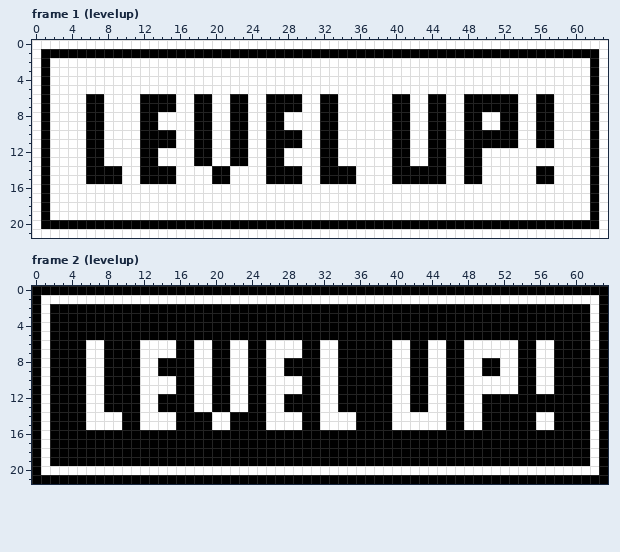
Two versions of one pixel-art file, Assets/AnimationImporter-master/levelup.ase. Above is the file before it was changed.
64x22 pixels, 2 frames. Shown: frame 1 (levelup), frame 2 (levelup).
And afterwards:
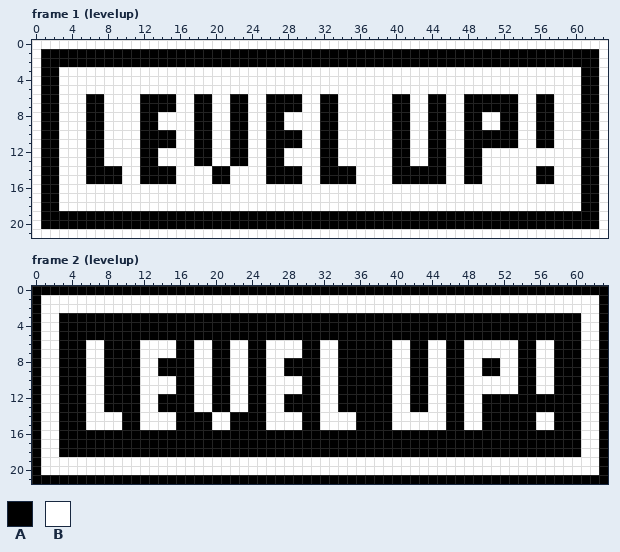
Palette (. is transparent): A #000000  B #ffffff
Commit message: Adjust Level Up! sprite.
Difference:
--- frame 1 (levelup)
@@ x 0..63 @@
  1 BAAAAAAAAAAAAAAAAAAAAAAAAAAAAAAAAAAAAAAAAAAAAAAAAAAAAAAAAAAAAAAB
- 2 BABBBBBBBBBBBBBBBBBBBBBBBBBBBBBBBBBBBBBBBBBBBBBBBBBBBBBBBBBBBBAB
- 3 BABBBBBBBBBBBBBBBBBBBBBBBBBBBBBBBBBBBBBBBBBBBBBBBBBBBBBBBBBBBBAB
- 4 BABBBBBBBBBBBBBBBBBBBBBBBBBBBBBBBBBBBBBBBBBBBBBBBBBBBBBBBBBBBBAB
- 5 BABBBBBBBBBBBBBBBBBBBBBBBBBBBBBBBBBBBBBBBBBBBBBBBBBBBBBBBBBBBBAB
- 6 BABBBBAABBBBAAAABBAABBAABBAAAABBAABBBBBBAABBAABBAAAAAABBAABBBBAB
- 7 BABBBBAABBBBAAAABBAABBAABBAAAABBAABBBBBBAABBAABBAAAAAABBAABBBBAB
- 8 BABBBBAABBBBAABBBBAABBAABBAABBBBAABBBBBBAABBAABBAABBAABBAABBBBAB
- 9 BABBBBAABBBBAABBBBAABBAABBAABBBBAABBBBBBAABBAABBAABBAABBAABBBBAB
-10 BABBBBAABBBBAAAABBAABBAABBAAAABBAABBBBBBAABBAABBAAAAAABBAABBBBAB
-11 BABBBBAABBBBAAAABBAABBAABBAAAABBAABBBBBBAABBAABBAAAAAABBAABBBBAB
-12 BABBBBAABBBBAABBBBAABBAABBAABBBBAABBBBBBAABBAABBAABBBBBBBBBBBBAB
-13 BABBBBAABBBBAABBBBAABBAABBAABBBBAABBBBBBAABBAABBAABBBBBBBBBBBBAB
-14 BABBBBAAAABBAAAABBBBAABBBBAAAABBAAAABBBBAAAAAABBAABBBBBBAABBBBAB
-15 BABBBBAAAABBAAAABBBBAABBBBAAAABBAAAABBBBAAAAAABBAABBBBBBAABBBBAB
-16 BABBBBBBBBBBBBBBBBBBBBBBBBBBBBBBBBBBBBBBBBBBBBBBBBBBBBBBBBBBBBAB
-17 BABBBBBBBBBBBBBBBBBBBBBBBBBBBBBBBBBBBBBBBBBBBBBBBBBBBBBBBBBBBBAB
-18 BABBBBBBBBBBBBBBBBBBBBBBBBBBBBBBBBBBBBBBBBBBBBBBBBBBBBBBBBBBBBAB
-19 BABBBBBBBBBBBBBBBBBBBBBBBBBBBBBBBBBBBBBBBBBBBBBBBBBBBBBBBBBBBBAB
+ 2 BAAAAAAAAAAAAAAAAAAAAAAAAAAAAAAAAAAAAAAAAAAAAAAAAAAAAAAAAAAAAAAB
+ 3 BAABBBBBBBBBBBBBBBBBBBBBBBBBBBBBBBBBBBBBBBBBBBBBBBBBBBBBBBBBBAAB
+ 4 BAABBBBBBBBBBBBBBBBBBBBBBBBBBBBBBBBBBBBBBBBBBBBBBBBBBBBBBBBBBAAB
+ 5 BAABBBBBBBBBBBBBBBBBBBBBBBBBBBBBBBBBBBBBBBBBBBBBBBBBBBBBBBBBBAAB
+ 6 BAABBBAABBBBAAAABBAABBAABBAAAABBAABBBBBBAABBAABBAAAAAABBAABBBAAB
+ 7 BAABBBAABBBBAAAABBAABBAABBAAAABBAABBBBBBAABBAABBAAAAAABBAABBBAAB
+ 8 BAABBBAABBBBAABBBBAABBAABBAABBBBAABBBBBBAABBAABBAABBAABBAABBBAAB
+ 9 BAABBBAABBBBAABBBBAABBAABBAABBBBAABBBBBBAABBAABBAABBAABBAABBBAAB
+10 BAABBBAABBBBAAAABBAABBAABBAAAABBAABBBBBBAABBAABBAAAAAABBAABBBAAB
+11 BAABBBAABBBBAAAABBAABBAABBAAAABBAABBBBBBAABBAABBAAAAAABBAABBBAAB
+12 BAABBBAABBBBAABBBBAABBAABBAABBBBAABBBBBBAABBAABBAABBBBBBBBBBBAAB
+13 BAABBBAABBBBAABBBBAABBAABBAABBBBAABBBBBBAABBAABBAABBBBBBBBBBBAAB
+14 BAABBBAAAABBAAAABBBBAABBBBAAAABBAAAABBBBAAAAAABBAABBBBBBAABBBAAB
+15 BAABBBAAAABBAAAABBBBAABBBBAAAABBAAAABBBBAAAAAABBAABBBBBBAABBBAAB
+16 BAABBBBBBBBBBBBBBBBBBBBBBBBBBBBBBBBBBBBBBBBBBBBBBBBBBBBBBBBBBAAB
+17 BAABBBBBBBBBBBBBBBBBBBBBBBBBBBBBBBBBBBBBBBBBBBBBBBBBBBBBBBBBBAAB
+18 BAABBBBBBBBBBBBBBBBBBBBBBBBBBBBBBBBBBBBBBBBBBBBBBBBBBBBBBBBBBAAB
+19 BAAAAAAAAAAAAAAAAAAAAAAAAAAAAAAAAAAAAAAAAAAAAAAAAAAAAAAAAAAAAAAB
 20 BAAAAAAAAAAAAAAAAAAAAAAAAAAAAAAAAAAAAAAAAAAAAAAAAAAAAAAAAAAAAAAB
--- frame 2 (levelup)
@@ x 0..63 @@
  1 ABBBBBBBBBBBBBBBBBBBBBBBBBBBBBBBBBBBBBBBBBBBBBBBBBBBBBBBBBBBBBBA
- 2 ABAAAAAAAAAAAAAAAAAAAAAAAAAAAAAAAAAAAAAAAAAAAAAAAAAAAAAAAAAAAABA
- 3 ABAAAAAAAAAAAAAAAAAAAAAAAAAAAAAAAAAAAAAAAAAAAAAAAAAAAAAAAAAAAABA
- 4 ABAAAAAAAAAAAAAAAAAAAAAAAAAAAAAAAAAAAAAAAAAAAAAAAAAAAAAAAAAAAABA
- 5 ABAAAAAAAAAAAAAAAAAAAAAAAAAAAAAAAAAAAAAAAAAAAAAAAAAAAAAAAAAAAABA
- 6 ABAAAABBAAAABBBBAABBAABBAABBBBAABBAAAAAABBAABBAABBBBBBAABBAAAABA
- 7 ABAAAABBAAAABBBBAABBAABBAABBBBAABBAAAAAABBAABBAABBBBBBAABBAAAABA
- 8 ABAAAABBAAAABBAAAABBAABBAABBAAAABBAAAAAABBAABBAABBAABBAABBAAAABA
- 9 ABAAAABBAAAABBAAAABBAABBAABBAAAABBAAAAAABBAABBAABBAABBAABBAAAABA
-10 ABAAAABBAAAABBBBAABBAABBAABBBBAABBAAAAAABBAABBAABBBBBBAABBAAAABA
-11 ABAAAABBAAAABBBBAABBAABBAABBBBAABBAAAAAABBAABBAABBBBBBAABBAAAABA
-12 ABAAAABBAAAABBAAAABBAABBAABBAAAABBAAAAAABBAABBAABBAAAAAAAAAAAABA
-13 ABAAAABBAAAABBAAAABBAABBAABBAAAABBAAAAAABBAABBAABBAAAAAAAAAAAABA
-14 ABAAAABBBBAABBBBAAAABBAAAABBBBAABBBBAAAABBBBBBAABBAAAAAABBAAAABA
-15 ABAAAABBBBAABBBBAAAABBAAAABBBBAABBBBAAAABBBBBBAABBAAAAAABBAAAABA
-16 ABAAAAAAAAAAAAAAAAAAAAAAAAAAAAAAAAAAAAAAAAAAAAAAAAAAAAAAAAAAAABA
-17 ABAAAAAAAAAAAAAAAAAAAAAAAAAAAAAAAAAAAAAAAAAAAAAAAAAAAAAAAAAAAABA
-18 ABAAAAAAAAAAAAAAAAAAAAAAAAAAAAAAAAAAAAAAAAAAAAAAAAAAAAAAAAAAAABA
-19 ABAAAAAAAAAAAAAAAAAAAAAAAAAAAAAAAAAAAAAAAAAAAAAAAAAAAAAAAAAAAABA
+ 2 ABBBBBBBBBBBBBBBBBBBBBBBBBBBBBBBBBBBBBBBBBBBBBBBBBBBBBBBBBBBBBBA
+ 3 ABBAAAAAAAAAAAAAAAAAAAAAAAAAAAAAAAAAAAAAAAAAAAAAAAAAAAAAAAAAABBA
+ 4 ABBAAAAAAAAAAAAAAAAAAAAAAAAAAAAAAAAAAAAAAAAAAAAAAAAAAAAAAAAAABBA
+ 5 ABBAAAAAAAAAAAAAAAAAAAAAAAAAAAAAAAAAAAAAAAAAAAAAAAAAAAAAAAAAABBA
+ 6 ABBAAABBAAAABBBBAABBAABBAABBBBAABBAAAAAABBAABBAABBBBBBAABBAAABBA
+ 7 ABBAAABBAAAABBBBAABBAABBAABBBBAABBAAAAAABBAABBAABBBBBBAABBAAABBA
+ 8 ABBAAABBAAAABBAAAABBAABBAABBAAAABBAAAAAABBAABBAABBAABBAABBAAABBA
+ 9 ABBAAABBAAAABBAAAABBAABBAABBAAAABBAAAAAABBAABBAABBAABBAABBAAABBA
+10 ABBAAABBAAAABBBBAABBAABBAABBBBAABBAAAAAABBAABBAABBBBBBAABBAAABBA
+11 ABBAAABBAAAABBBBAABBAABBAABBBBAABBAAAAAABBAABBAABBBBBBAABBAAABBA
+12 ABBAAABBAAAABBAAAABBAABBAABBAAAABBAAAAAABBAABBAABBAAAAAAAAAAABBA
+13 ABBAAABBAAAABBAAAABBAABBAABBAAAABBAAAAAABBAABBAABBAAAAAAAAAAABBA
+14 ABBAAABBBBAABBBBAAAABBAAAABBBBAABBBBAAAABBBBBBAABBAAAAAABBAAABBA
+15 ABBAAABBBBAABBBBAAAABBAAAABBBBAABBBBAAAABBBBBBAABBAAAAAABBAAABBA
+16 ABBAAAAAAAAAAAAAAAAAAAAAAAAAAAAAAAAAAAAAAAAAAAAAAAAAAAAAAAAAABBA
+17 ABBAAAAAAAAAAAAAAAAAAAAAAAAAAAAAAAAAAAAAAAAAAAAAAAAAAAAAAAAAABBA
+18 ABBAAAAAAAAAAAAAAAAAAAAAAAAAAAAAAAAAAAAAAAAAAAAAAAAAAAAAAAAAABBA
+19 ABBBBBBBBBBBBBBBBBBBBBBBBBBBBBBBBBBBBBBBBBBBBBBBBBBBBBBBBBBBBBBA
 20 ABBBBBBBBBBBBBBBBBBBBBBBBBBBBBBBBBBBBBBBBBBBBBBBBBBBBBBBBBBBBBBA
Boxes around the changes in both pictures, in picture pixels (x1, y1, x2, y2):
changed: (50, 58, 590, 220)
changed: (50, 304, 590, 466)
